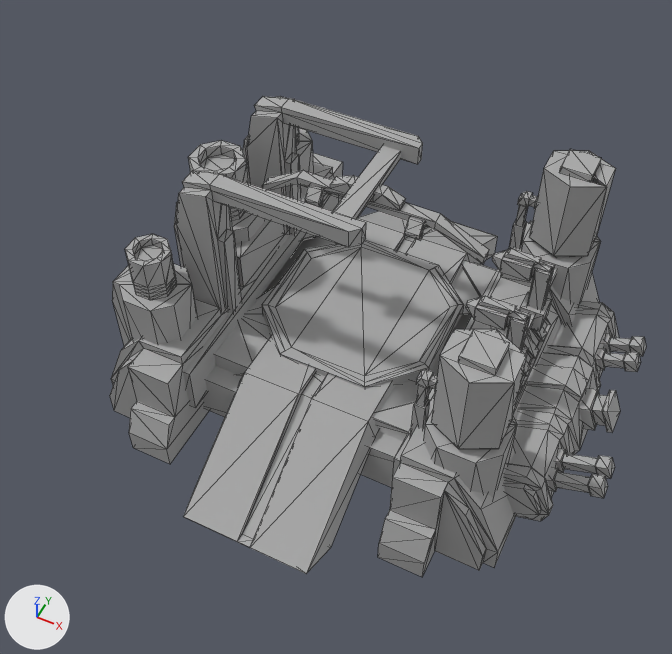
The FBX model art/original_models/L_vehicle_factory.FBX as it was, and as the next commit left it.
Before and after are seen from a camera (50 mm lens) standing at (17.4, -38.4, 49.4) and looking at (-0.5, -2.7, 4.8). The lights are fixed; the arrows at lower left show +X, +Y and +Z. Mesh edges are drawn as thin lines.

The older version as bpy lines, for what is in view:
```python
me_mesh = bpy.data.meshes.new('Mesh')
me_mesh.from_pydata(...)  # 1335 vertices, 2334 faces; spans x -14.0..18.4, y -16.0..16.8, z -1.9..15.1
me_mesh.materials.append(mat_lambert1)  # grey #aaaaaa
ob_mesh = bpy.data.objects.new('mesh', me_mesh)
ob_mesh.location = (0.0, 0.0, 0.0)
```
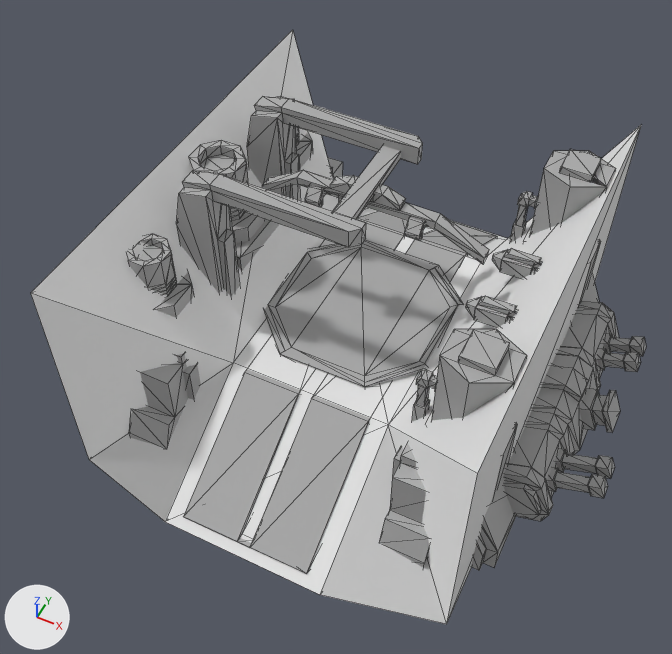
The change, as a list of edits to the scene's bpy script:
```text
Add me_mesh_001:
    me_mesh_001.from_pydata([(-12.7, -14.7, -2.4), (-12.7, -14.7, 13.5), (-12.7, 14.7, -2.4), (-12.7, 14.7, 13.5), (12.7, -14.7, -2.4), (12.7, -14.7, 13.5), (12.7, 14.7, -2.4), (12.7, 14.7, 13.5), (-5.4, 8.3, 3.6), (5.4, 8.3, 3.6), (5.4, 17.5, -2.0), (-5.4, 17.5, -2.0), (5.4, -7.5, 3.7), (-5.4, -7.5, 3.7), (-5.4, -16.6, -1.9), (5.4, -16.6, -1.9)], [], [(3, 2, 1), (1, 2, 0), (7, 6, 9), (9, 6, 10), (5, 4, 7), (7, 4, 6), (1, 0, 13), (13, 0, 14), (6, 4, 15), (15, 10, 6), (3, 1, 13), (3, 13, 8), (7, 12, 5), (12, 7, 9), (8, 12, 9), (12, 8, 13), (14, 2, 11), (2, 14, 0), (10, 15, 14), (14, 11, 10), (4, 5, 12), (12, 15, 4), (13, 14, 12), (12, 14, 15), (2, 3, 8), (8, 11, 2), (10, 8, 9), (8, 10, 11)])
Add ob_l_vehicle_factory_nav:
    ob_l_vehicle_factory_nav = bpy.data.objects.new('L_vehicle_factory_nav', me_mesh_001)
    ob_l_vehicle_factory_nav.location = (0.0, 0.0, 0.0)
```

Changed parts and their boxes (x1, y1, x2, y2) in the pictures (672 x 654 px):
'L_vehicle_factory_nav', added
    after: (31, 30, 641, 624)
